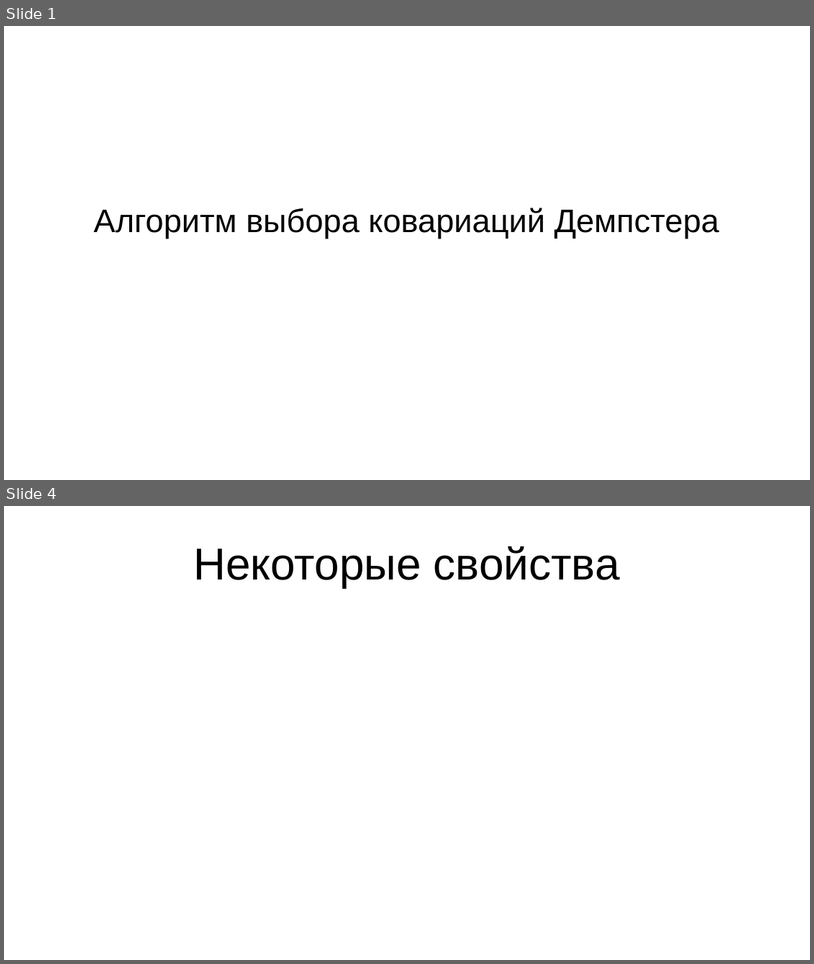
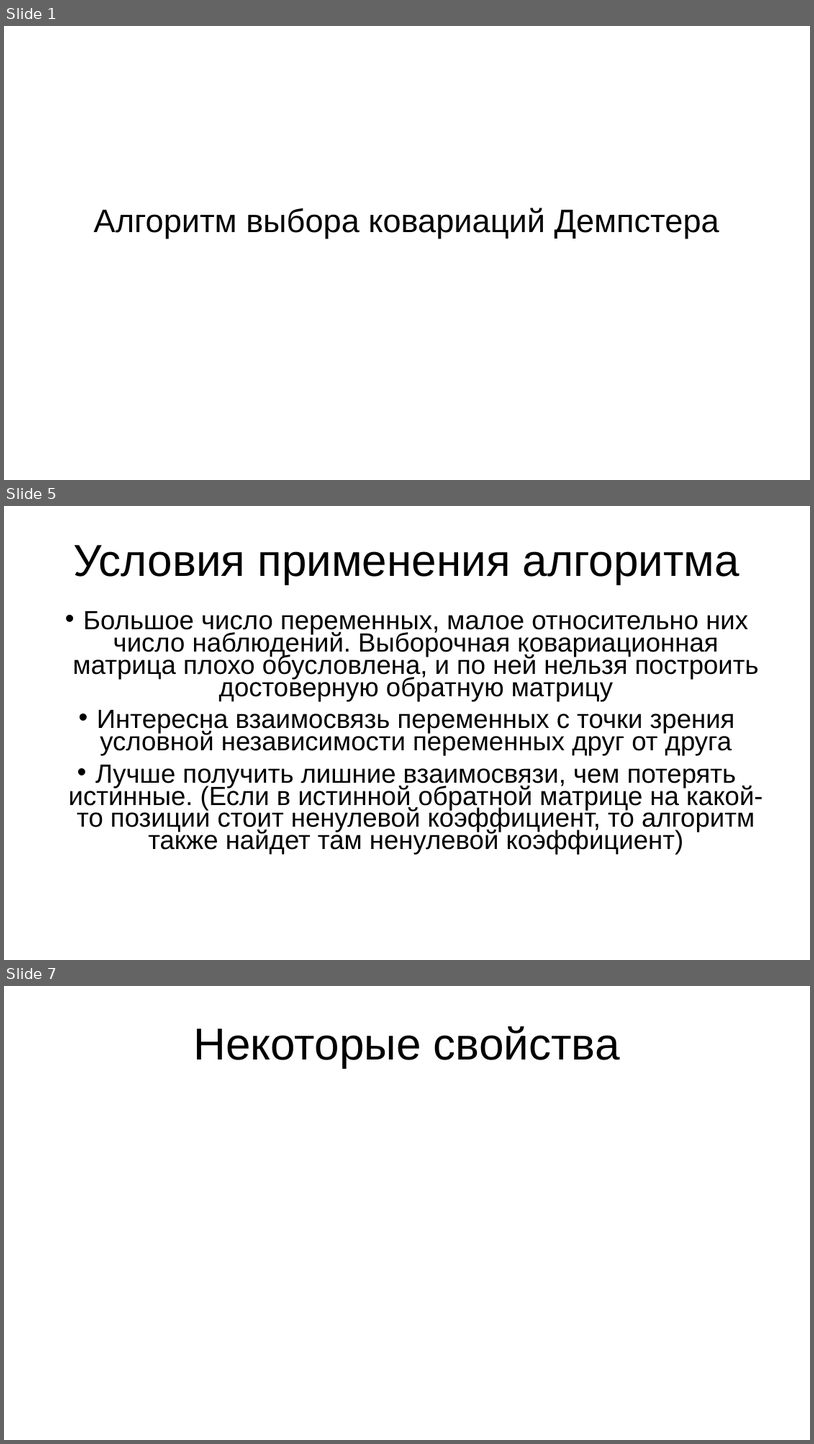
Before and after one commit to Apollon76/dempster_algorithm, a slide deck: Презентация.pptx. Shown one above the other, each under a label of ours: slides 1 and 4 before the commit, slides 1, 5 and 7 after it; the slides between them are not shown. The pictures are 814x964 and 814x1444 pixels, drawn with LibreOffice and Linux fonts; fonts in the diff are those of the drawing. Boxes give left, top, right and bottom in pixels: in the first picture for what was removed or moved away, otherwise in the second. Text is boxed around its words. In the diff, an @@ line names an element or a change of style, - is before the commit and + after.

Commit message:
Modified presentation

```diff
--- a/Презентация.pptx
+++ b/Презентация.pptx
@@ slide 5 added at [4,506,810,960], background #FFFFFF @@
@@ title added at [73,545,740,584], 44 pt, text #000000 @@
+Условия применения алгоритма
@@ text added at [69,611,763,854], 25.9 pt, text #000000 @@
+• Большое число переменных, малое относительно них число наблюдений. Выборочная ковариационная матрица плохо обусловлена, и по ней нельзя построить достоверную обратную матрицу
+• Интересна взаимосвязь переменных с точки зрения условной независимости переменных друг от друга
+• Лучше получить лишние взаимосвязи, чем потерять истинные. (Если в истинной обратной матрице на какой-то позиции стоит ненулевой коэффициент, то алгоритм также найдет там ненулевой коэффициент)
@@ what was slide 4 is now slide 7 @@
```
Also in this commit, not shown: 1 slide changed, 3 other slides added, 1 slide removed.
